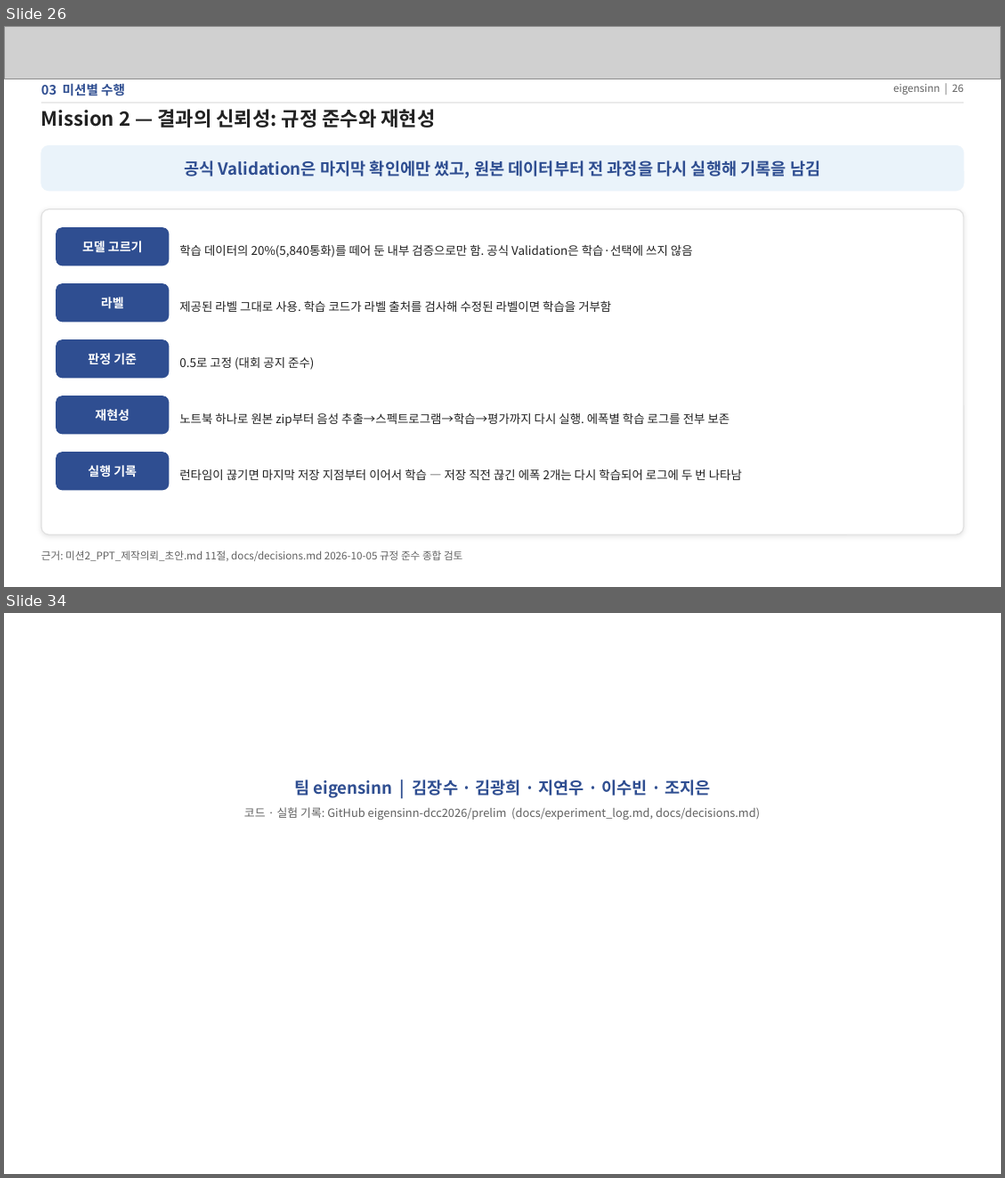
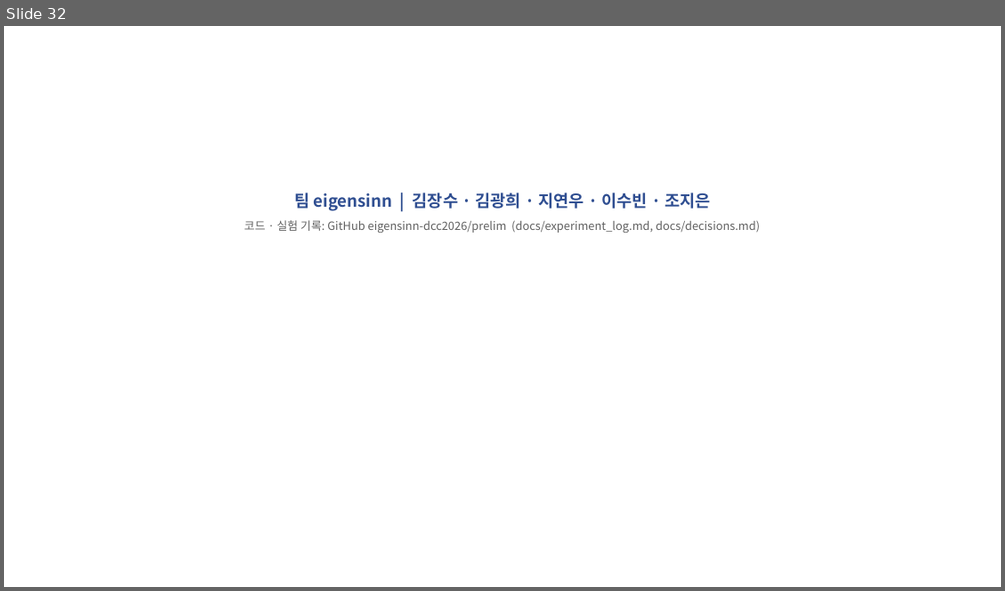
Before and after one commit to eigensinn-dcc2026/prelim, a slide deck: ppt/DCC2026_예선_결과정리.pptx. Shown one above the other, each under a label of ours: slides 26 and 34 before the commit, slide 32 after it; the slides between them are not shown. The pictures are 1005x1178 and 1005x591 pixels, drawn with LibreOffice and Linux fonts; fonts in the diff are those of the drawing; grey boxes stand for pictures; background and template pictures are left out. Boxes give left, top, right and bottom in pixels: in the first picture for what was removed or moved away, otherwise in the second. Text is boxed around its words. In the diff, an @@ line names an element or a change of style, - is before the commit and + after.

```diff
--- a/ppt/DCC2026_예선_결과정리.pptx
+++ b/ppt/DCC2026_예선_결과정리.pptx
@@ slide 26 removed at (x1=4, y1=26, x2=1001, y2=587), background #FFFFFF @@
@@ picture removed at (x1=4, y1=26, x2=1001, y2=79) @@
@@ text removed at (x1=41, y1=83, x2=125, y2=96) @@
-03 미션별 수행
@@ line removed from (41, 103) to (963, 103) @@
@@ text removed at (x1=893, y1=84, x2=963, y2=95) @@
-eigensinn | 26
@@ text removed at (x1=41, y1=109, x2=435, y2=127) @@
-Mission 2 — 결과의 신뢰성: 규정 준수와 재현성
@@ rounded rectangle removed at (x1=41, y1=145, x2=963, y2=191) @@
@@ text removed at (x1=184, y1=160, x2=820, y2=178) @@
-공식 Validation은 마지막 확인에만 썼고, 원본 데이터부터 전 과정을 다시 실행해 기록을 남김
@@ rounded rectangle removed at (x1=41, y1=209, x2=963, y2=534) @@
@@ rounded rectangle removed at (x1=57, y1=228, x2=169, y2=265) @@
@@ text removed at (x1=82, y1=240, x2=143, y2=253) @@
-모델 고르기
@@ text removed at (x1=179, y1=244, x2=693, y2=257) @@
-학습 데이터의 20%(5,840통화)를 떼어 둔 내부 검증으로만 함. 공식 Validation은 학습·선택에 쓰지 않음
@@ rounded rectangle removed at (x1=57, y1=284, x2=169, y2=321) @@
@@ text removed at (x1=101, y1=297, x2=124, y2=308) @@
-라벨
@@ text removed at (x1=179, y1=301, x2=611, y2=312) @@
-제공된 라벨 그대로 사용. 학습 코드가 라벨 출처를 검사해 수정된 라벨이면 학습을 거부함
@@ rounded rectangle removed at (x1=57, y1=340, x2=169, y2=378) @@
@@ text removed at (x1=88, y1=353, x2=137, y2=365) @@
-판정 기준
@@ text removed at (x1=179, y1=357, x2=314, y2=370) @@
-0.5로 고정 (대회 공지 준수)
@@ rounded rectangle removed at (x1=57, y1=396, x2=169, y2=434) @@
@@ text removed at (x1=95, y1=409, x2=129, y2=421) @@
-재현성
@@ text removed at (x1=179, y1=413, x2=730, y2=426) @@
-노트북 하나로 원본 zip부터 음성 추출→스펙트로그램→학습→평가까지 다시 실행. 에폭별 학습 로그를 전부 보존
@@ rounded rectangle removed at (x1=57, y1=452, x2=169, y2=490) @@
@@ text removed at (x1=88, y1=465, x2=137, y2=477) @@
-실행 기록
@@ text removed at (x1=179, y1=469, x2=742, y2=480) @@
-런타임이 끊기면 마지막 저장 지점부터 이어서 학습 — 저장 직전 끊긴 에폭 2개는 다시 학습되어 로그에 두 번 나타남
@@ text removed at (x1=41, y1=550, x2=462, y2=561) @@
-근거: 미션2_PPT_제작의뢰_초안.md 11절, docs/decisions.md 2026-10-05 규정 준수 종합 검토
@@ what was slide 34 is now slide 32 @@
```
Also in this commit, not shown: 24 slides changed, 1 other slide removed, 1 other file.
